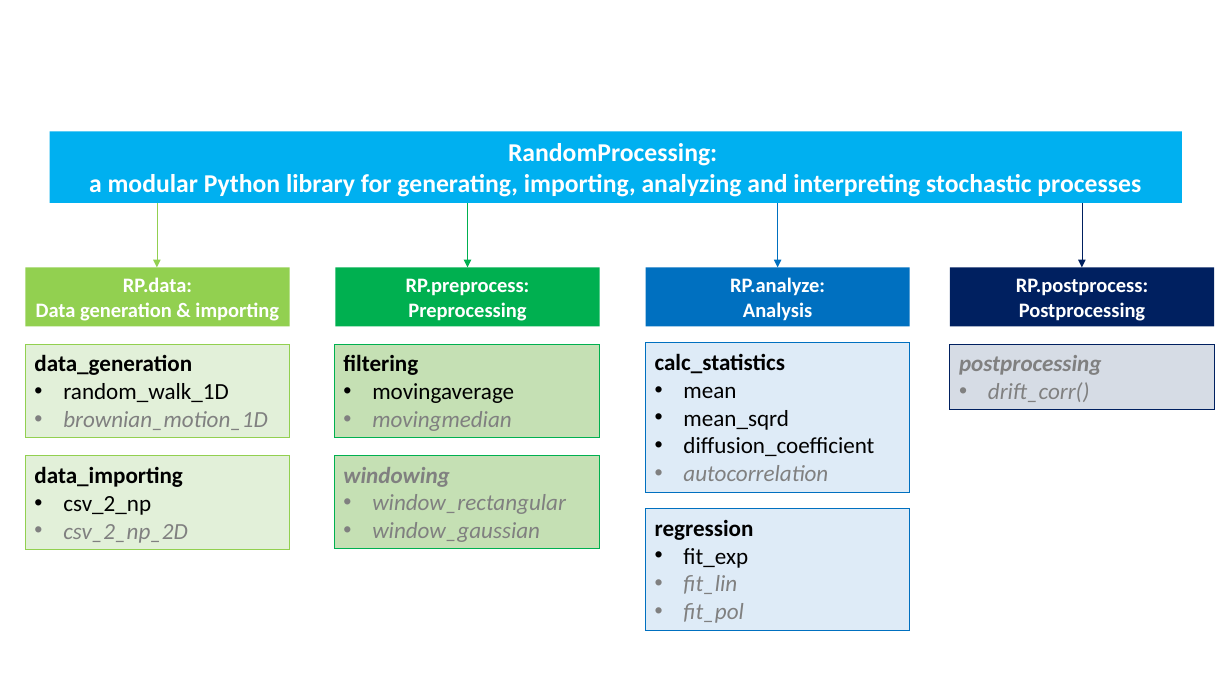
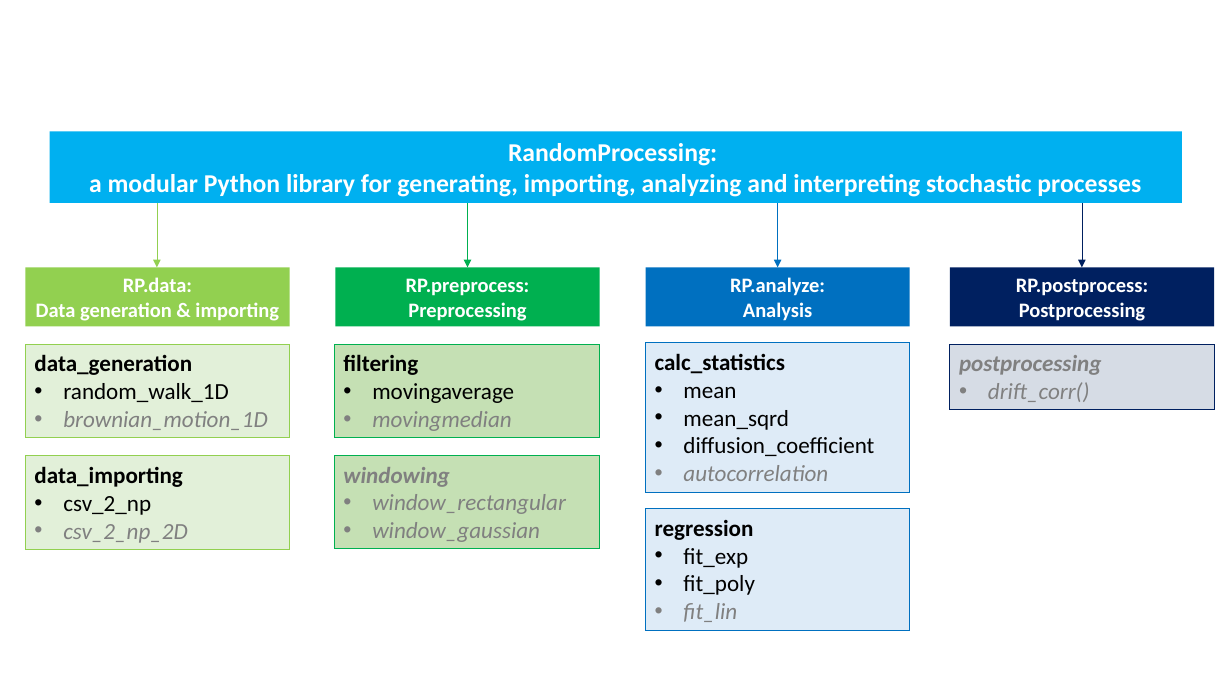
Before and after one commit to DylanKalisvaart/RandomProcessing, a slide deck: slide 1 of random-processing.pptx. Drawn at 1232x693 pixels with LibreOffice and Linux fonts; fonts in the diff are those of the drawing. Boxes give left, top, right and bottom in pixels: in the first picture for what was removed or moved away, otherwise in the second. Text is boxed around its words. In the diff, an @@ line names an element or a change of style, - is before the commit and + after.

```diff
--- a/random-processing.pptx
+++ b/random-processing.pptx
@@ text in rectangle at <box>683,575,754,595</box>: paragraph added @@
+• fit_poly
@@ text in rectangle at <box>683,603,743,623</box>: paragraph removed @@
-• fit_pol
```
Also in this commit, not shown: 1 other file.
